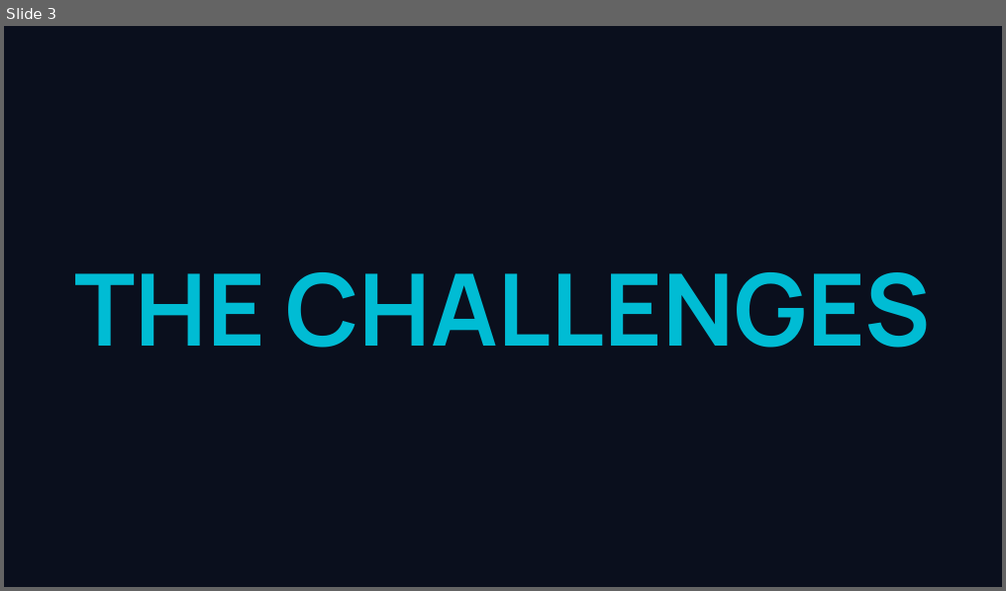
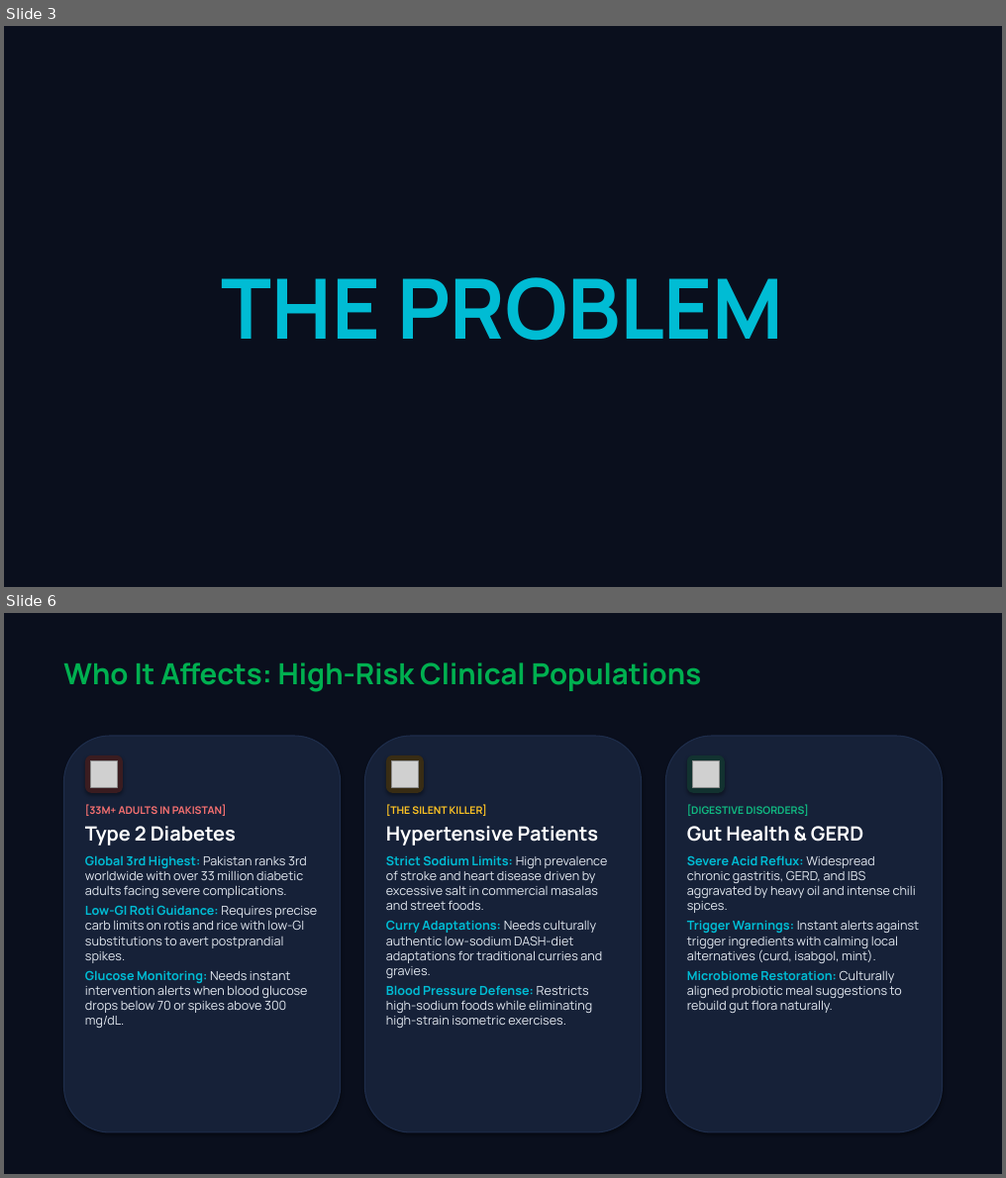
Before and after one commit to m-Affan55/NutriSense, a slide deck: docs/NutriSense_Hackathon_Presentation.pptx. Shown one above the other, each under a label of ours: slide 3 before the commit, slides 3 and 6 after it; the slides between them are not shown. The pictures are 1006x591 and 1006x1178 pixels, drawn with LibreOffice and Linux fonts; fonts in the diff are those of the drawing; grey boxes stand for pictures. Boxes give left, top, right and bottom in pixels: in the first picture for what was removed or moved away, otherwise in the second. Text is boxed around its words. In the diff, an @@ line names an element or a change of style, - is before the commit and + after.

```diff
--- a/docs/NutriSense_Hackathon_Presentation.pptx
+++ b/docs/NutriSense_Hackathon_Presentation.pptx
@@ slide 6 added at [4, 613, 1002, 1174], background #FFFFFF @@
@@ rectangle added at [4, 613, 1002, 1174], fill #0A0F1D @@
@@ text added at [63, 663, 702, 692], 28 pt, text #00B050, bold @@
+Who It Affects: High-Risk Clinical Populations
@@ rounded rectangle added at [63, 736, 341, 1133], fill #162138, outline #1E2D4B 1 pt @@
@@ rounded rectangle added at [85, 756, 122, 792], fill #3A1C20 @@
@@ rounded rectangle added at [364, 736, 642, 1133], fill #162138, outline #1E2D4B 1 pt @@
@@ rounded rectangle added at [386, 756, 423, 792], fill #382C14 @@
@@ rounded rectangle added at [665, 736, 943, 1133], fill #162138, outline #1E2D4B 1 pt @@
@@ rounded rectangle added at [687, 756, 725, 792], fill #123230 @@
@@ picture added at [91, 761, 117, 787] @@
@@ picture added at [392, 761, 418, 787] @@
@@ picture added at [693, 761, 719, 787] @@
@@ text added at [85, 805, 317, 1028], 12 pt, text #E2E8F0 @@
+[33M+ ADULTS IN PAKISTAN]
+Type 2 Diabetes
+Global 3rd Highest: Pakistan ranks 3rd worldwide with over 33 million diabetic adults facing severe complications.
+Low-GI Roti Guidance: Requires precise carb limits on rotis and rice with low-GI substitutions to avert postprandial spikes.
+Glucose Monitoring: Needs instant intervention alerts when blood glucose drops below 70 or spikes above 300 mg/dL.
@@ text added at [386, 805, 608, 1028], 12 pt, text #E2E8F0 @@
+[THE SILENT KILLER]
+Hypertensive Patients
+Strict Sodium Limits: High prevalence of stroke and heart disease driven by excessive salt in commercial masalas and street foods.
+Curry Adaptations: Needs culturally authentic low-sodium DASH-diet adaptations for traditional curries and gravies.
+Blood Pressure Defense: Restricts high-sodium foods while eliminating high-strain isometric exercises.
@@ text added at [687, 805, 919, 1013], 12 pt, text #E2E8F0 @@
+[DIGESTIVE DISORDERS]
+Gut Health & GERD
+Severe Acid Reflux: Widespread chronic gastritis, GERD, and IBS aggravated by heavy oil and intense chili spices.
+Trigger Warnings: Instant alerts against trigger ingredients with calming local alternatives (curd, isabgol, mint).
+Microbiome Restoration: Culturally aligned probiotic meal suggestions to rebuild gut flora naturally.
@@ slide 3 changed as well @@
@@ text at [222, 277, 784, 341]: text changed; size 96 to 80 pt @@
-THE CHALLENGES
+THE PROBLEM
```
Also in this commit, not shown: 4 other slides changed, 18 other slides added, 11 slides removed, 6 other files.
